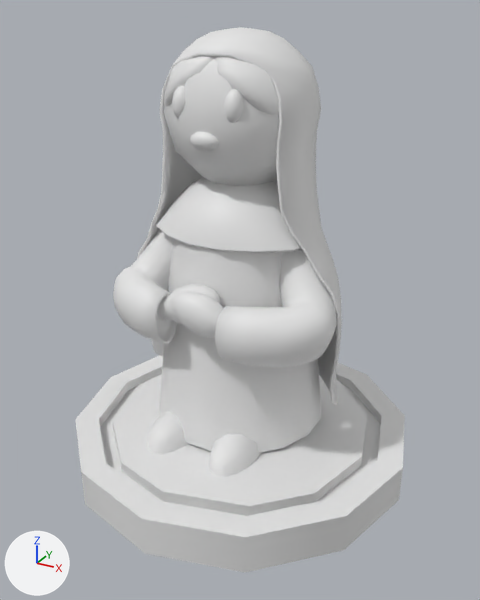
The FBX model Assets/Assets/3D/Figuras/Maria.fbx as it was, and as the next commit left it.
One viewpoint serves both versions: a 50 mm lens placed at (2.48, -4.53, 3.77), pointed at (0.05, -0.1, 1.56). Lighting does not change. The marker at lower left points along +X, +Y and +Z. Where no turn or scale is listed for an object, it has been applied to the vertices.
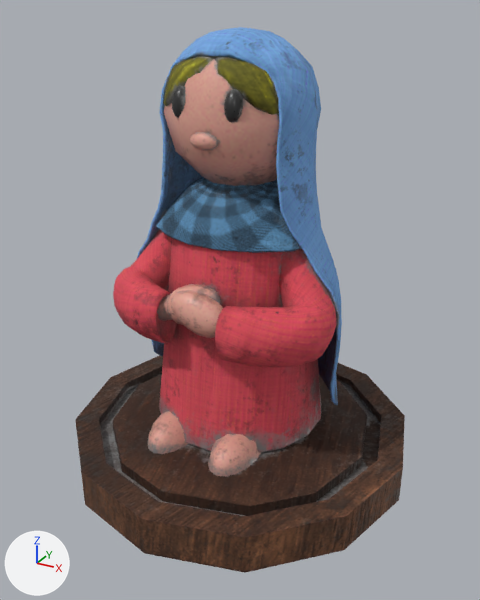
Pixel boxes [x1, y1, x2, y2] of what changed, in the pictures (480 x 600 px):
'Circle.009', recoloured (white to brown)
    both: [75, 355, 405, 573]
'Cylinder', recoloured, surface changed (grey to red)
    both: [159, 238, 321, 453]
'Sphere', recoloured, surface changed (grey to blue)
    both: [137, 27, 342, 405]
'Cylinder.001', recoloured (white to red)
    both: [113, 229, 337, 368]
'Sphere.001', recoloured, surface changed (grey to brown)
    both: [164, 59, 279, 186]
'Cylinder.003', recoloured, surface changed (white to blue)
    both: [156, 177, 301, 253]
'Sphere.004', recoloured, surface changed (white to yellow)
    both: [163, 56, 279, 116]
'Sphere.005', recoloured, surface changed (white to pink)
    both: [148, 411, 261, 477]
'Sphere.002', recoloured (white to pink)
    both: [172, 291, 223, 338]
'Sphere.008', recoloured (white to black)
    both: [172, 86, 243, 123]
'Sphere.003', recoloured, surface changed (white to brown)
    both: [157, 284, 220, 325]
'Sphere.009', recoloured (white to pink)
    both: [190, 132, 219, 151]

Diff of the bpy script that builds the scene:
```diff
--- a/Assets/Assets/3D/Figuras/Maria.fbx.py
+++ b/Assets/Assets/3D/Figuras/Maria.fbx.py
@@ mat_maria @@
+mat_maria = bpy.data.materials.new('Maria')
+# uses the picture img_maria_base_color_png
+# uses the picture img_maria_metallic_png
+# uses the picture img_maria_normal_opengl_png
+# uses the picture img_maria_roughness_png
@@ me_sphere_018 @@
 me_sphere_018.from_pydata(...)  # 74 vertices, 68 faces; spans x -0.285..0.285, y -0.059..0.077, z -0.12..0.112
+me_sphere_018.materials.append(mat_maria)
@@ me_sphere_008 @@
 me_sphere_008.from_pydata(...)  # 160 vertices, 144 faces; spans x -0.715..0.715, y -0.585..0.583, z -0.194..0.263
+# me_sphere_008 part 5: texture (UV) coordinates of 109 of 144 faces, centred in x -0.69..0.67, y -0.581..0.535, z -0.193..0.208, changed; they spanned u 0.02..0.64, v 0.24..0.68 and now span u 0.03..0.65, v 0.24..0.67
+me_sphere_008.materials.append(mat_maria)
@@ me_sphere_010 @@
 me_sphere_010.from_pydata(...)  # 33 vertices, 27 faces; spans x -0.598..0.598, y -0.423..0.499, z -0.469..0.65
+# me_sphere_010 part 1: texture (UV) coordinates of 27 of 27 faces, centred in x -0.506..0.506, y -0.385..0.311, z -0.415..0.541, changed; they spanned u 0.0..0.14, v 0.13..0.23 and now span u 0.01..0.15, v 0.05..0.15
+me_sphere_010.materials.append(mat_maria)
@@ me_sphere_016 @@
 me_sphere_016.from_pydata(...)  # 50 vertices, 40 faces; spans x -0.522..0.522, y -0.125..0.261, z -0.263..0.202
+# me_sphere_016 part 7: texture (UV) coordinates of 40 of 40 faces, centred in x -0.501..0.501, y -0.11..0.139, z -0.207..0.151, changed; they spanned u 0.06..0.36, v 0.24..0.32 and now span u 0.0..0.14, v 0.23..0.32
+me_sphere_016.materials.append(mat_maria)
@@ me_sphere_011 @@
 me_sphere_011.from_pydata(...)  # 61 vertices, 60 faces; spans x -0.28..0.244, y -0.125..0.131, z -0.164..0.179
+me_sphere_011.materials.append(mat_maria)
@@ me_cylinder_001 @@
 me_cylinder_001.from_pydata(...)  # 530 vertices, 486 faces; spans x -1.0..1.0, y -0.43..0.62, z -0.4..0.82
+me_cylinder_001.materials.append(mat_maria)
@@ me_sphere_014 @@
 me_sphere_014.from_pydata(...)  # 61 vertices, 60 faces; spans x -0.244..0.28, y -0.131..0.125, z -0.164..0.179
+# me_sphere_014 part 6: texture (UV) coordinates of 60 of 60 faces, centred in x -0.197..0.264, y -0.113..0.112, z -0.159..0.17, changed; they spanned u 0.02..0.19, v 0.05..0.22 and now span u 0.0..0.17, v 0.11..0.27
+me_sphere_014.materials.append(mat_maria)
@@ me_sphere_009 @@
 me_sphere_009.from_pydata(...)  # 395 vertices, 388 faces; spans x -1.0..0.99, y -0.48..0.7, z -1.67..1.41
+# me_sphere_009 part 2: texture (UV) coordinates of 388 of 388 faces, centred in x -0.99..0.98, y -0.48..0.7, z -1.67..1.4, changed; they spanned u 0.0..0.95, v 0.1..0.89 and now span u 0.0..0.94, v 0.12..0.87
+me_sphere_009.materials.append(mat_maria)
@@ me_sphere_006 @@
 me_sphere_006.from_pydata(...)  # 64 vertices, 46 faces; spans x -0.75..0.75, y -0.67..0.82, z -0.93..1.12
+# me_sphere_006 part 3: texture (UV) coordinates of 46 of 46 faces, centred in x -0.73..0.73, y -0.66..0.81, z -0.92..1.04, changed; they spanned u 0.65..0.84, v 0.39..0.8 and now span u 0.64..0.83, v 0.4..0.8
+me_sphere_006.materials.append(mat_maria)
@@ me_circle_010 @@
 me_circle_010.from_pydata(...)  # 72 vertices, 70 faces; spans x -1.51..1.51, y -1.51..1.51, z -0.25..0.09
+me_circle_010.materials.append(mat_maria)
@@ me_sphere_017 @@
 me_sphere_017.from_pydata(...)  # 56 vertices, 44 faces; spans x -0.498..0.498, y -0.197..0.278, z -0.09..0.119
+# me_sphere_017 part 4: texture (UV) coordinates of 44 of 44 faces, centred in x -0.473..0.473, y -0.18..0.212, z -0.067..0.112, changed; they spanned u 0.0..0.06, v 0.08..0.27 and now span u 0.15..0.21, v 0.05..0.24
+me_sphere_017.materials.append(mat_maria)
@@ me_sphere_019 @@
 me_sphere_019.from_pydata(...)  # 37 vertices, 36 faces; spans x -0.12..0.119, y -0.05..0.057, z -0.066..0.076
+me_sphere_019.materials.append(mat_maria)
```
